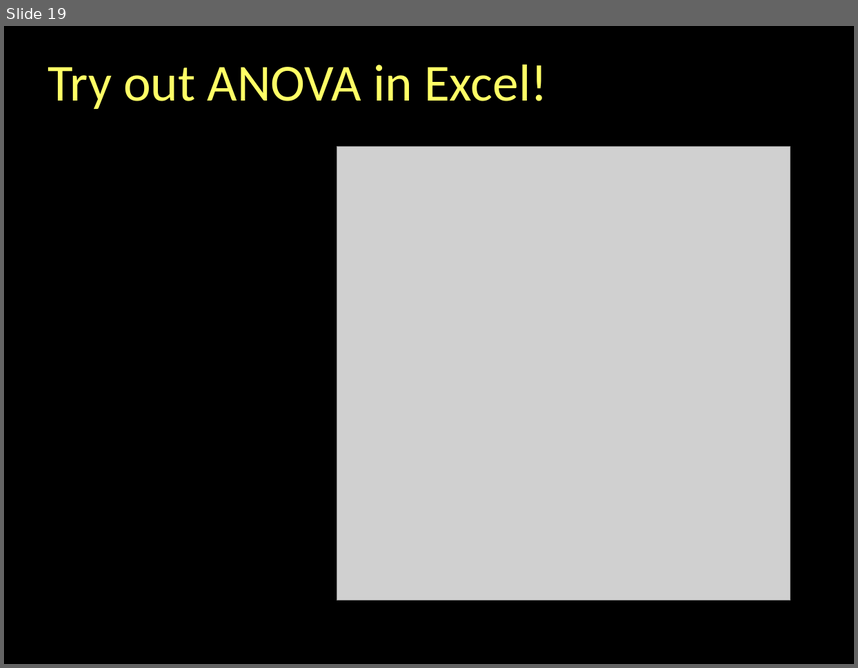
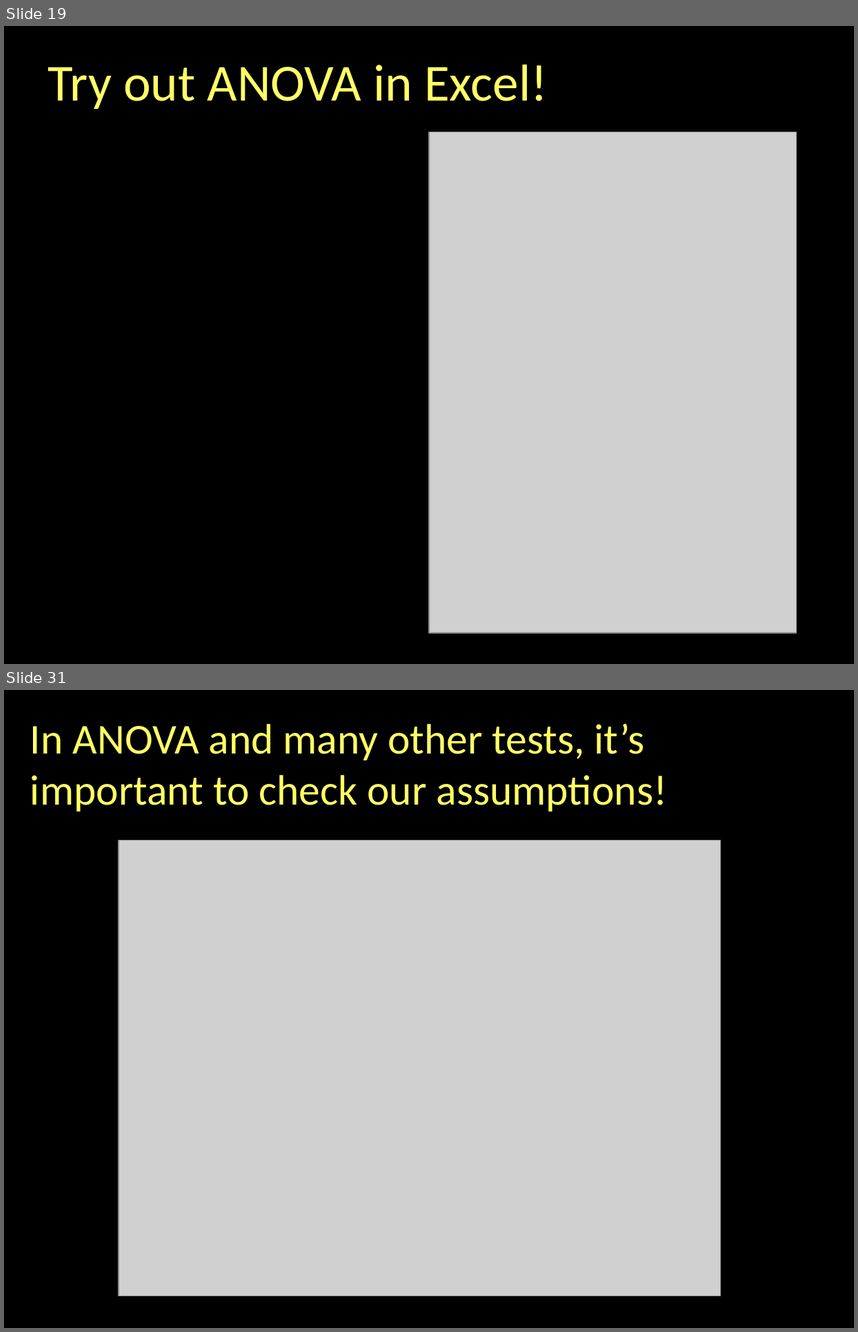
Before and after one commit to jshannon75/geog4300, a slide deck: slides/geog4300_f19_L12-1 ANOVA.pptx. Shown one above the other, each under a label of ours: slide 19 before the commit, slides 19 and 31 after it; the slides between them are not shown. The pictures are 858x668 and 858x1332 pixels, drawn with LibreOffice and Linux fonts; fonts in the diff are those of the drawing; grey boxes stand for pictures. Boxes give left, top, right and bottom in pixels: in the first picture for what was removed or moved away, otherwise in the second. Text is boxed around its words. In the diff, an @@ line names an element or a change of style, - is before the commit and + after.

```diff
--- a/slides/geog4300_f19_L12-1 ANOVA.pptx
+++ b/slides/geog4300_f19_L12-1 ANOVA.pptx
@@ slide 31 added at (4, 690, 854, 1328), background #000000 @@
@@ text added at (30, 724, 667, 811), 36 pt, text #FFFF66 @@
+In ANOVA and many other tests, it’s important to check our assumptions!
@@ picture added at (119, 840, 721, 1295) @@
@@ slide 19 changed as well @@
@@ picture: place and size @@
-picture at (337, 147, 791, 600)
+picture at (429, 132, 796, 633)
```
Also in this commit, not shown: 16 other slides added, 6 other files.
